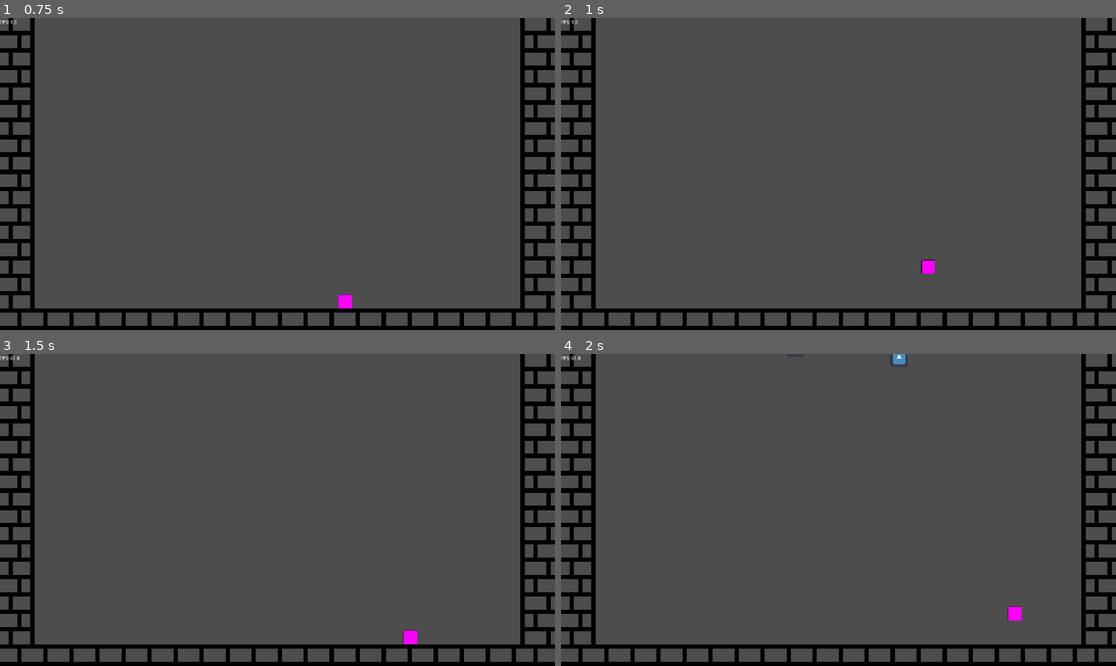
Above: before the commit, frames 1-4 (two rows, left to right).
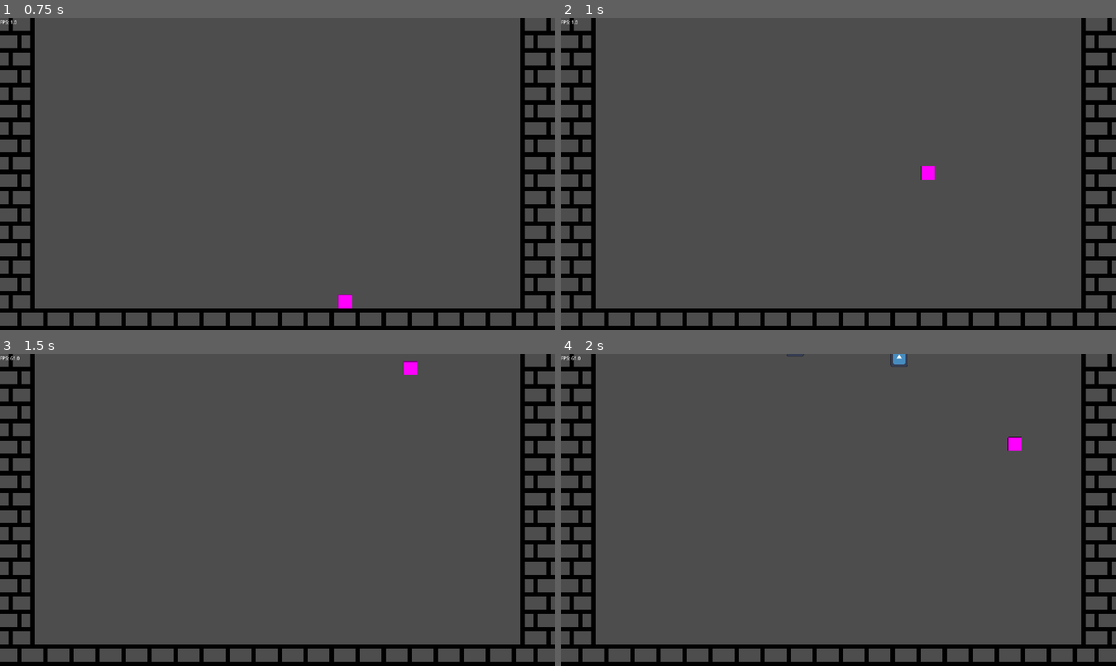
Above: after the commit, the same moments.

Repository: DecotDev/Bricked
Game: Godot game, scene res://scenes/main.tscn
Same seed, same stepped clock (60 frames per second), same inputs: the game is played once before the commit and once after it. The engine's default icon, where the game draws it, is replaced by a stand-in: a white triangle on a blue panel in a dark square.
Inputs:
- Up to frame 1 (0.75 s): tap Enter at 0.5 s; hold D (Right) from 0.53 s (still down)
- Up to frame 2 (1 s): keep holding D (Right); tap W (Up) at 0.77 s
- Up to frame 3 (1.5 s): keep holding D (Right)
- Up to frame 4 (2 s): keep holding D (Right); tap W (Up) at 1.52 s

Frame 1 is identical in both runs. In frame 2, 0.2% of the frame differs, in the area x 64-68%, y 47-82%; in frame 3, 0.2%; in frame 4, 0.2%, in the area x 80-83%, y 26-86%.

Commit message:
56 update

Diff:
--- /dev/null
+++ b/bricks/brick56/brick_56.gd
@@ -0,0 +1,31 @@
+extends CharacterBody2D
+
+const SPEED = 300.0
+var fall_speed: int = 180
+var touched_a_block: bool = false
+var locked_x: float
+
+func _ready() -> void:
+	locked_x = position.x
+
+func _physics_process(delta: float) -> void:
+	check_floor4()
+	move_and_slide()
+
+func check_floor4():
+	if is_on_floor():
+		print(str(self.name) + " tocó suelo")
+		velocity = Vector2.ZERO
+		#$Area2D.set_deferred("disabled", true)
+		$Area2D.monitoring = false
+		set_physics_process(false)
+	else:
+		velocity = Vector2(0,fall_speed)
+
+func _on_area_2d_body_entered(body: Node2D) -> void:
+	print(str(name) + (" ha detectado a: ") + str(body.name))
+	#if body.is_class("Block") or body.name == "StaticBody2D" :
+	if body.name == "Player":
+		pass
+	else:
+		touched_a_block = true
--- /dev/null
+++ b/bricks/brick56/brick_56.tscn
@@ -0,0 +1,32 @@
+[gd_scene format=3 uid="uid://dpvo4v2ts1yh3"]
+
+[ext_resource type="Texture2D" uid="uid://1yi6ecfrgavt" path="res://bricks/brick56/brick56.png" id="1_d4w3h"]
+[ext_resource type="Script" uid="uid://cqlplh1kadoiy" path="res://bricks/brick56/brick_56.gd" id="1_r04dr"]
+
+[sub_resource type="RectangleShape2D" id="RectangleShape2D_r04dr"]
+size = Vector2(836, 840)
+
+[sub_resource type="RectangleShape2D" id="RectangleShape2D_d4w3h"]
+size = Vector2(808.75, 15)
+
+[node name="Brick56" type="CharacterBody2D" unique_id=780671667]
+collision_layer = 2
+collision_mask = 3
+motion_mode = 1
+safe_margin = 0.001
+script = ExtResource("1_r04dr")
+
+[node name="Sprite2D" type="Sprite2D" parent="." unique_id=1267765369]
+position = Vector2(420, 420)
+scale = Vector2(15, 15)
+texture = ExtResource("1_d4w3h")
+
+[node name="CollisionShape2D" type="CollisionShape2D" parent="." unique_id=350636491]
+position = Vector2(420, 420)
+shape = SubResource("RectangleShape2D_r04dr")
+
+[node name="Area2D" type="Area2D" parent="." unique_id=1188234454]
+
+[node name="CollisionShape2D" type="CollisionShape2D" parent="Area2D" unique_id=1920070119]
+position = Vector2(420.625, 885)
+shape = SubResource("RectangleShape2D_d4w3h")
--- /dev/null
+++ b/bricks/brick56/main_56.tscn
@@ -0,0 +1,18 @@
+[gd_scene format=3 uid="uid://dd2k7cesxxbce"]
+
+[ext_resource type="PackedScene" uid="uid://dw470e5sy6q5v" path="res://GUI/GameWall/game_wall.tscn" id="1_dcn5t"]
+[ext_resource type="PackedScene" uid="uid://duw22r5ul7j1" path="res://player/player.tscn" id="2_nqctx"]
+[ext_resource type="PackedScene" uid="uid://dpvo4v2ts1yh3" path="res://bricks/brick56/brick_56.tscn" id="3_nqctx"]
+
+[node name="main56" type="Node2D" unique_id=2021682342]
+
+[node name="GameWall" parent="." unique_id=1185228598 instance=ExtResource("1_dcn5t")]
+
+[node name="Player" parent="GameWall" unique_id=1224542518 instance=ExtResource("2_nqctx")]
+position = Vector2(1035, 930)
+
+[node name="Brick56" parent="." unique_id=780671667 instance=ExtResource("3_nqctx")]
+position = Vector2(120, -1215)
+
+[node name="Brick57" parent="." unique_id=1387165628 instance=ExtResource("3_nqctx")]
+position = Vector2(960, -3720)
--- a/player/player.gd
+++ b/player/player.gd
@@ -1,7 +1,13 @@
 extends CharacterBody2D
 
 const SPEED = 300.0
-const JUMP_VELOCITY = -850
+
+#4
+#const JUMP_VELOCITY = -850
+#const GRAVITY = 3000
+
+#56
+const JUMP_VELOCITY = -2350
 const GRAVITY = 3000
 
 func _ready() -> void:
Binary file added: bricks/brick56/brick56.png
Not shown, added: bricks/brick56/brick56.png.import
Not shown, added: bricks/brick56/brick_56.gd.uid
